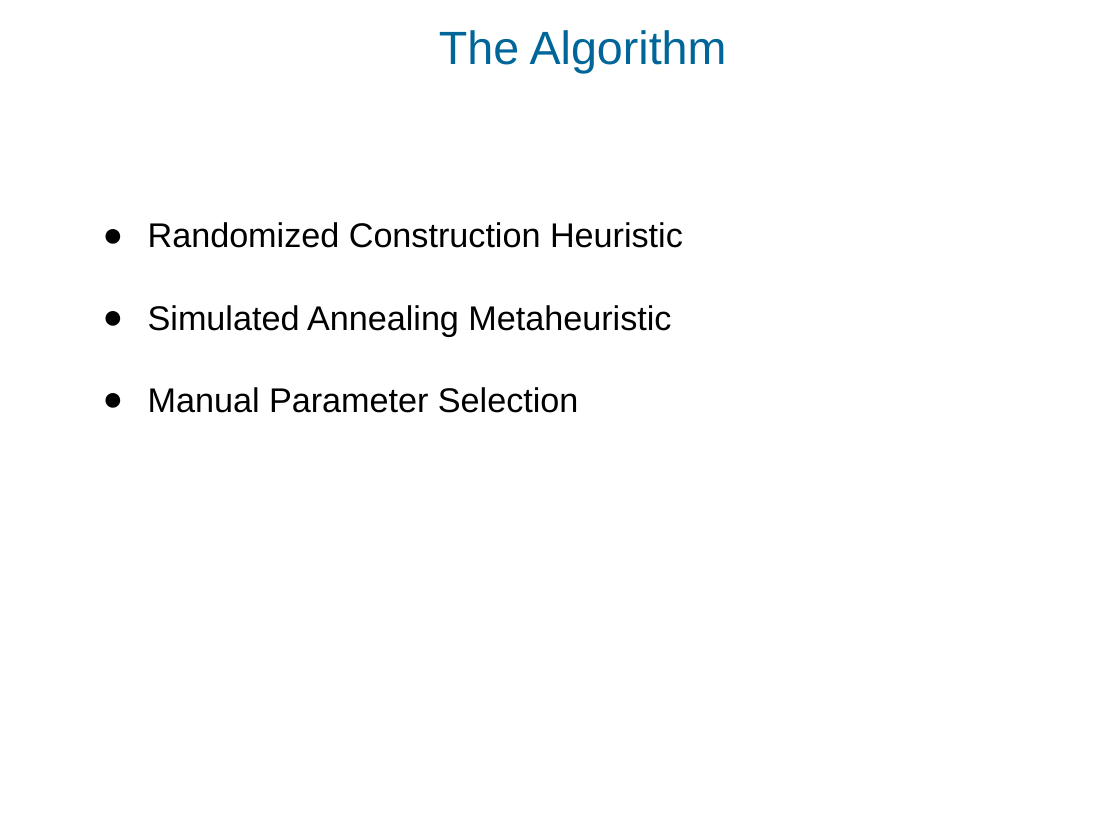
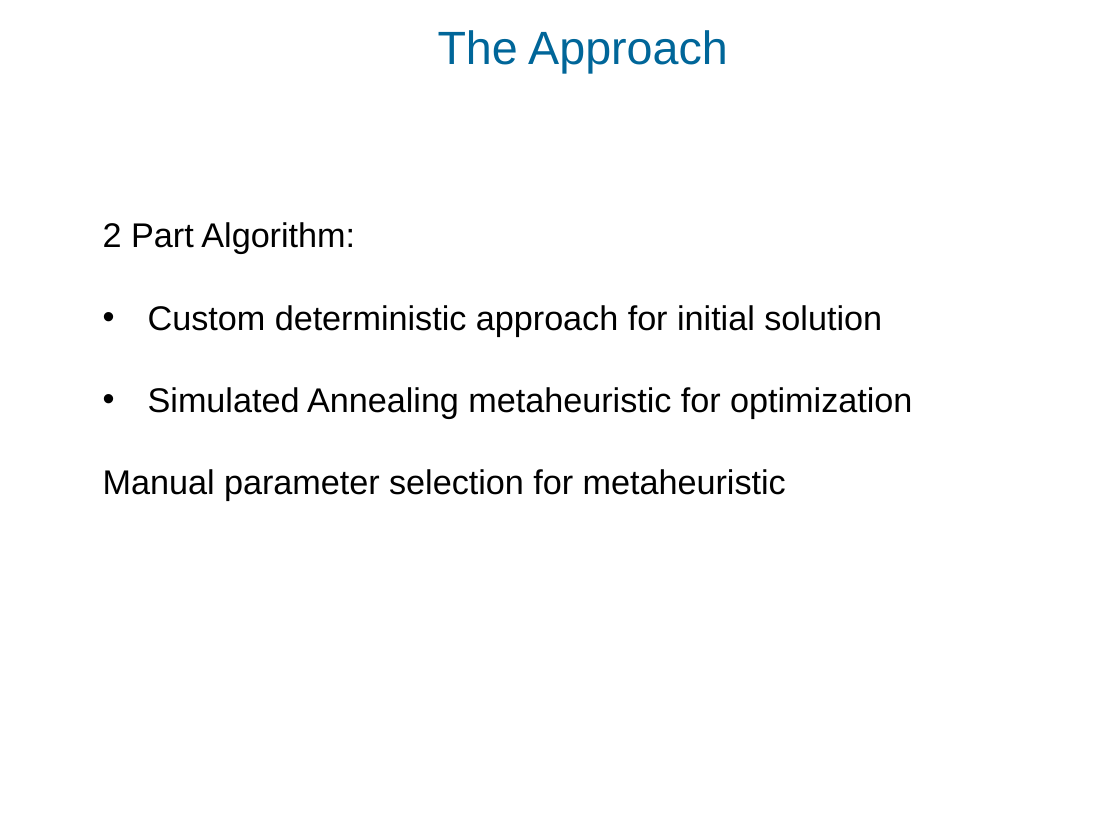
Before and after one commit to CatLassie/GDA2020, a slide deck: slide 2 of upwarddrawing.ppt (slide 3 before the commit). Drawn at 1120x840 pixels with LibreOffice and Linux fonts; fonts in the diff are those of the drawing; background and template pictures are left out. Boxes give left, top, right and bottom in pixels: in the first picture for what was removed or moved away, otherwise in the second. Text is boxed around its words. In the diff, an @@ line names an element or a change of style, - is before the commit and + after.

```diff
--- a/upwarddrawing.ppt
+++ b/upwarddrawing.ppt
@@ text at <box>438,30,728,74</box>: text changed @@
-The Algorithm
+The Approach
@@ text at <box>103,222,912,500</box>: text changed @@
-● Randomized Construction Heuristic
-● Simulated Annealing Metaheuristic
-● Manual Parameter Selection
+2 Part Algorithm:
+• Custom deterministic approach for initial solution
+• Simulated Annealing metaheuristic for optimization
+Manual parameter selection for metaheuristic
```
Also in this commit, not shown: 3 other slides changed, 8 slides added, 6 slides removed.
